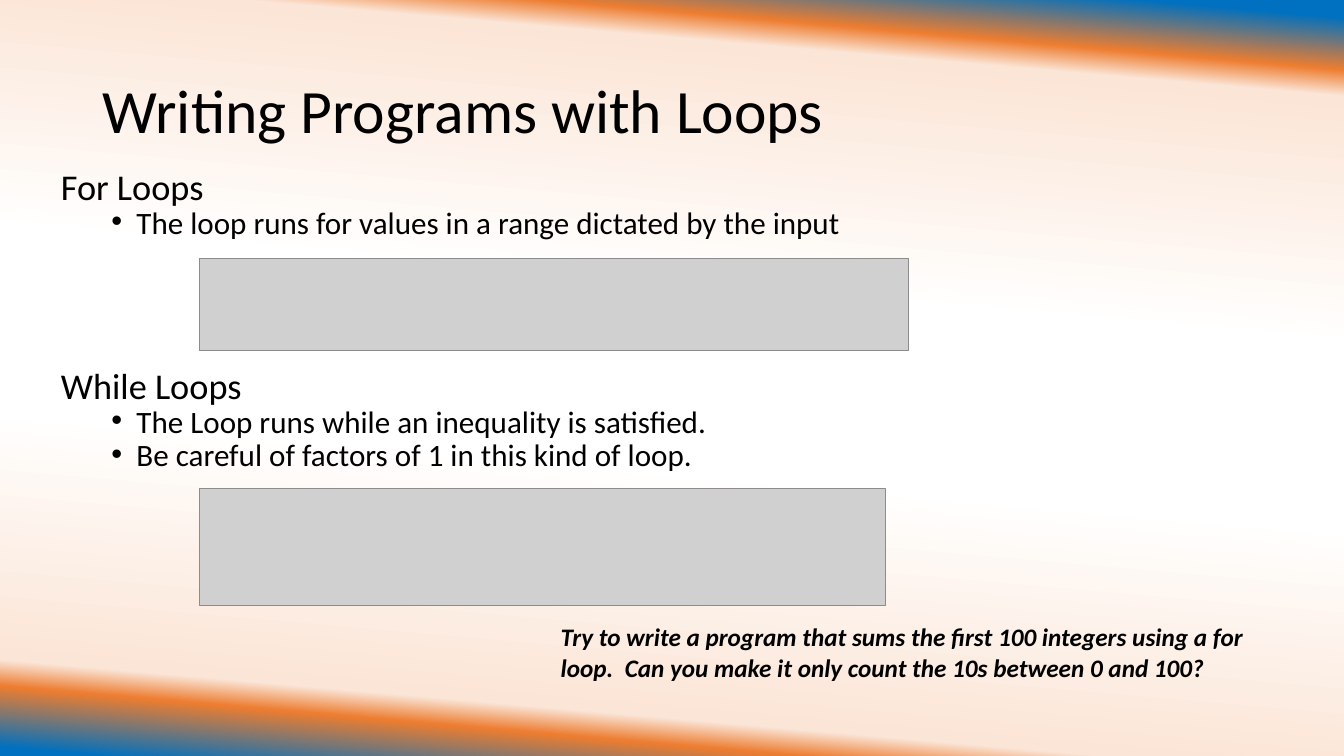
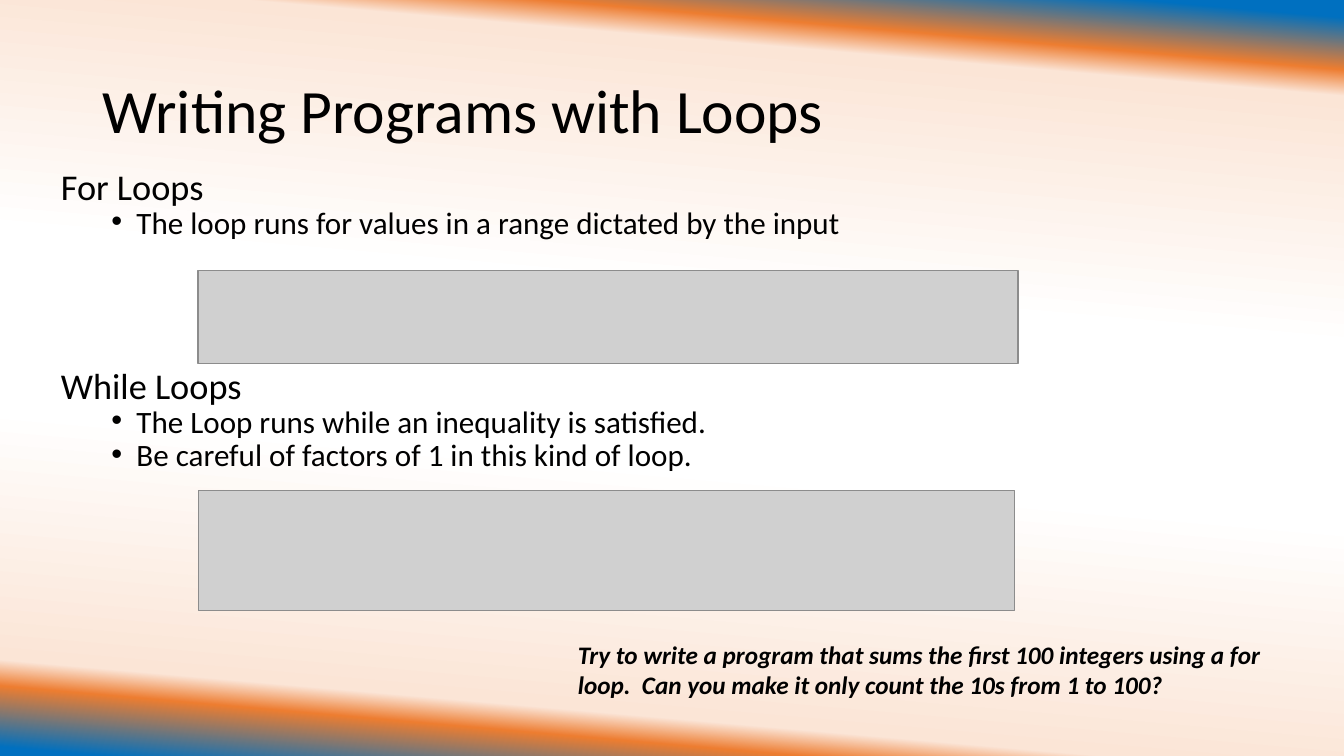
Before and after one commit to ehuemill/Intro-to-Matlab, a slide deck: slide 7 of University of Illinois REU Introduction to Matlab Day 1.pptx. Drawn at 1344x756 pixels with LibreOffice and Linux fonts; fonts in the diff are those of the drawing; grey boxes stand for pictures. Boxes give left, top, right and bottom in pixels: in the first picture for what was removed or moved away, otherwise in the second. Text is boxed around its words. In the diff, an @@ line names an element or a change of style, - is before the commit and + after.

```diff
--- a/University of Illinois REU Introduction to Matlab Day 1.pptx
+++ b/University of Illinois REU Introduction to Matlab Day 1.pptx
@@ picture: place and size @@
-picture at (200, 258, 909, 351)
+picture at (198, 270, 1018, 364)
@@ picture: place and size @@
-picture at (200, 489, 886, 606)
+picture at (198, 490, 1014, 611)
@@ text at (578, 646, 1260, 698): text changed @@
-Try to write a program that sums the first 100 integers using a for loop. Can you make it only count the 10s between 0 and 100?
+Try to write a program that sums the first 100 integers using a for loop. Can you make it only count the 10s from 1 to 100?
```
Also in this commit, not shown: 7 other slides changed, 4 slides added, 1 slide removed, 5 other files.
